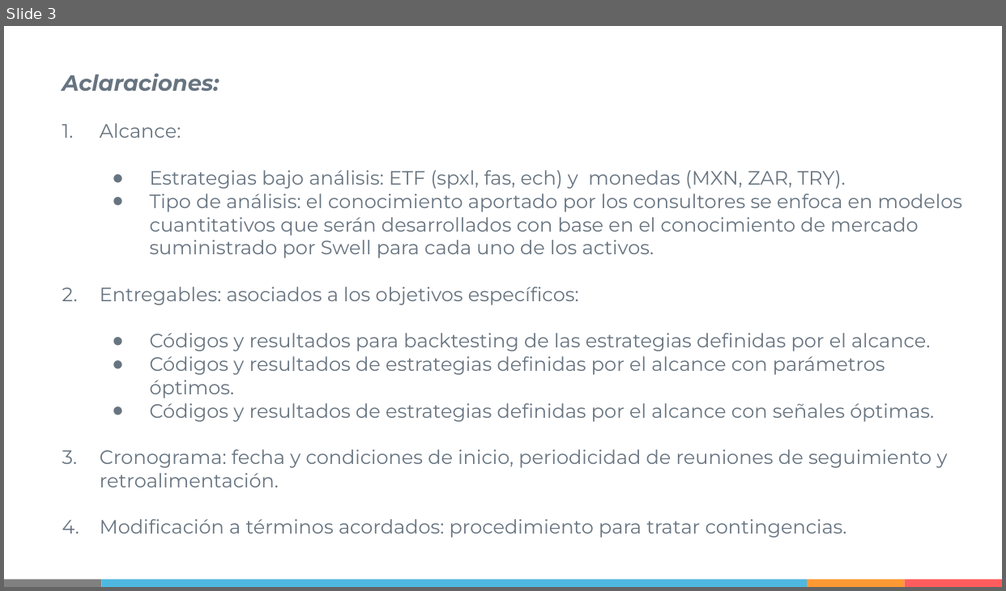
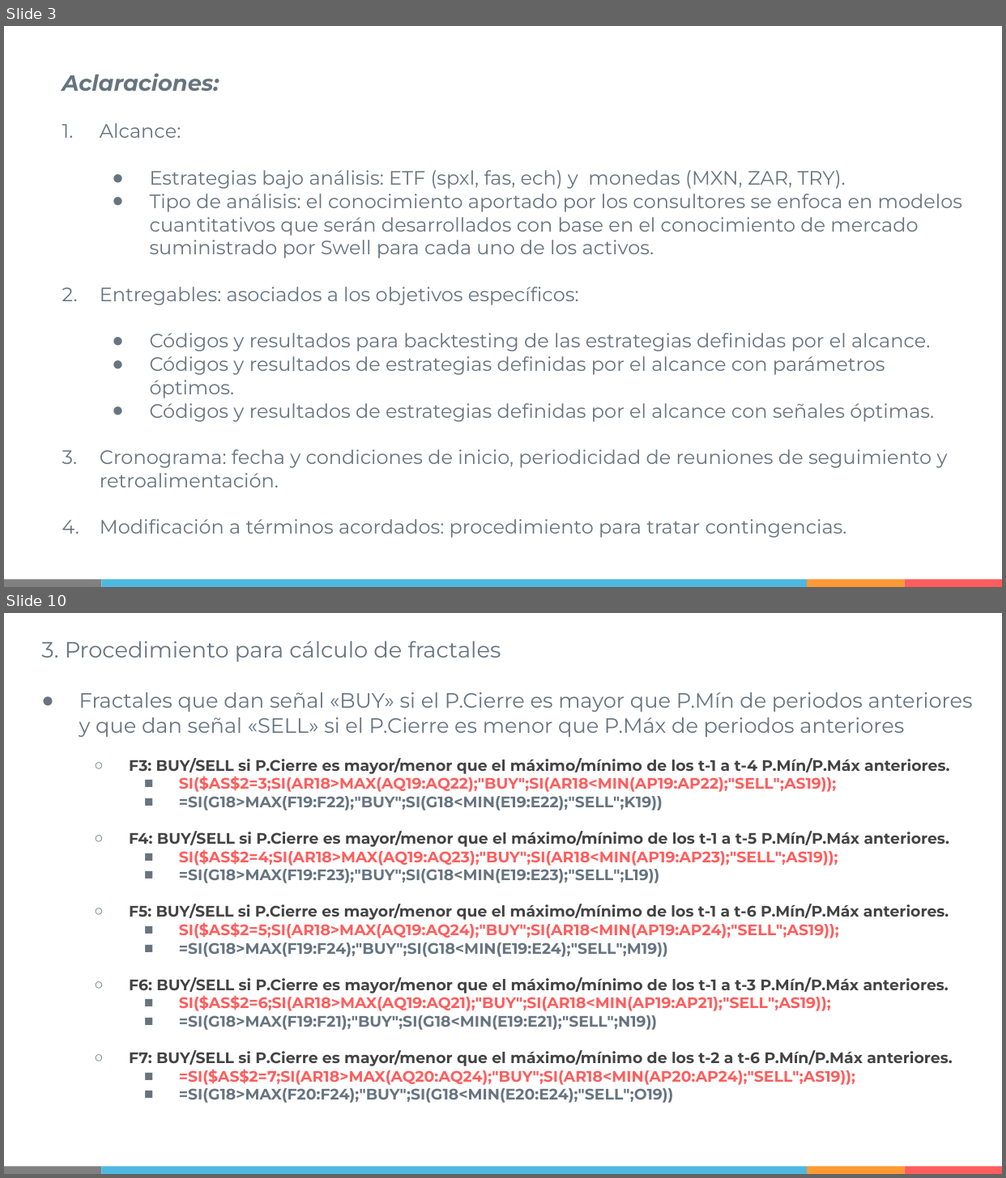
Before and after one commit to IISOS/Swell_2_Optimizacion_estrategias, a slide deck: Presentaciones/Swell - Optimización de estrategias - Plan de trabajo.pptx. Shown one above the other, each under a label of ours: slide 3 before the commit, slides 3 and 10 after it; the slides between them are not shown. The pictures are 1006x591 and 1006x1178 pixels, drawn with LibreOffice and Linux fonts; fonts in the diff are those of the drawing. Boxes give left, top, right and bottom in pixels: in the first picture for what was removed or moved away, otherwise in the second. Text is boxed around its words. In the diff, an @@ line names an element or a change of style, - is before the commit and + after.

```diff
--- a/Presentaciones/Swell - Optimización de estrategias - Plan de trabajo.pptx
+++ b/Presentaciones/Swell - Optimización de estrategias - Plan de trabajo.pptx
@@ slide 10 added at [4, 613, 1002, 1174], background #FFFFFF; not listed: 4 template elements that a slide beside it also shows @@
@@ text added at [41, 641, 973, 1103], 11 pt, text #677480, bold @@
+3. Procedimiento para cálculo de fractales
+● Fractales que dan señal «BUY» si el P.Cierre es mayor que P.Mín de periodos anteriores y que dan señal «SELL» si el P.Cierre es menor que P.Máx de periodos anteriores
+  ○ F3: BUY/SELL si P.Cierre es mayor/menor que el máximo/mínimo de los t-1 a t-4 P.Mín/P.Máx anteriores.
+    ■ SI($AS$2=3;SI(AR18>MAX(AQ19:AQ22);"BUY";SI(AR18<MIN(AP19:AP22);"SELL";AS19));
+    ■ =SI(G18>MAX(F19:F22);"BUY";SI(G18<MIN(E19:E22);"SELL";K19))
+  ○ F4: BUY/SELL si P.Cierre es mayor/menor que el máximo/mínimo de los t-1 a t-5 P.Mín/P.Máx anteriores.
+    ■ SI($AS$2=4;SI(AR18>MAX(AQ19:AQ23);"BUY";SI(AR18<MIN(AP19:AP23);"SELL";AS19));
+    ■ =SI(G18>MAX(F19:F23);"BUY";SI(G18<MIN(E19:E23);"SELL";L19))
+  ○ F5: BUY/SELL si P.Cierre es mayor/menor que el máximo/mínimo de los t-1 a t-6 P.Mín/P.Máx anteriores.
+    ■ SI($AS$2=5;SI(AR18>MAX(AQ19:AQ24);"BUY";SI(AR18<MIN(AP19:AP24);"SELL";AS19));
+    ■ =SI(G18>MAX(F19:F24);"BUY";SI(G18<MIN(E19:E24);"SELL";M19))
+  ○ F6: BUY/SELL si P.Cierre es mayor/menor que el máximo/mínimo de los t-1 a t-3 P.Mín/P.Máx anteriores.
+    ■ SI($AS$2=6;SI(AR18>MAX(AQ19:AQ21);"BUY";SI(AR18<MIN(AP19:AP21);"SELL";AS19));
+    ■ =SI(G18>MAX(F19:F21);"BUY";SI(G18<MIN(E19:E21);"SELL";N19))
+  ○ F7: BUY/SELL si P.Cierre es mayor/menor que el máximo/mínimo de los t-2 a t-6 P.Mín/P.Máx anteriores.
+    ■ =SI($AS$2=7;SI(AR18>MAX(AQ20:AQ24);"BUY";SI(AR18<MIN(AP20:AP24);"SELL";AS19));
+    ■ =SI(G18>MAX(F20:F24);"BUY";SI(G18<MIN(E20:E24);"SELL";O19))
```
Also in this commit, not shown: 1 slide changed, 15 other slides added, 11 other files.
